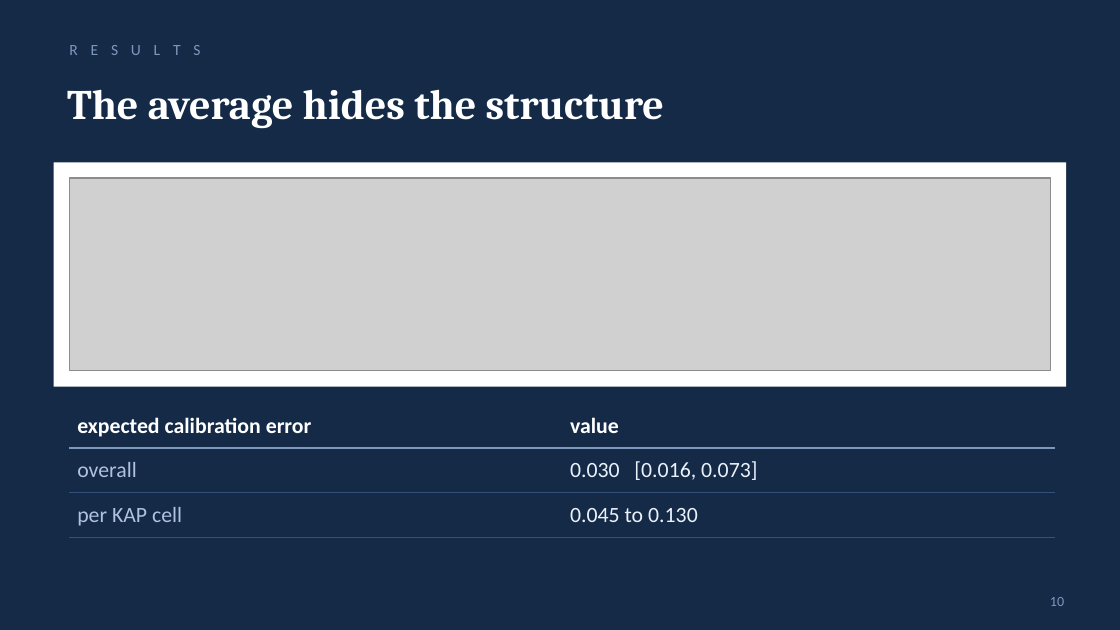
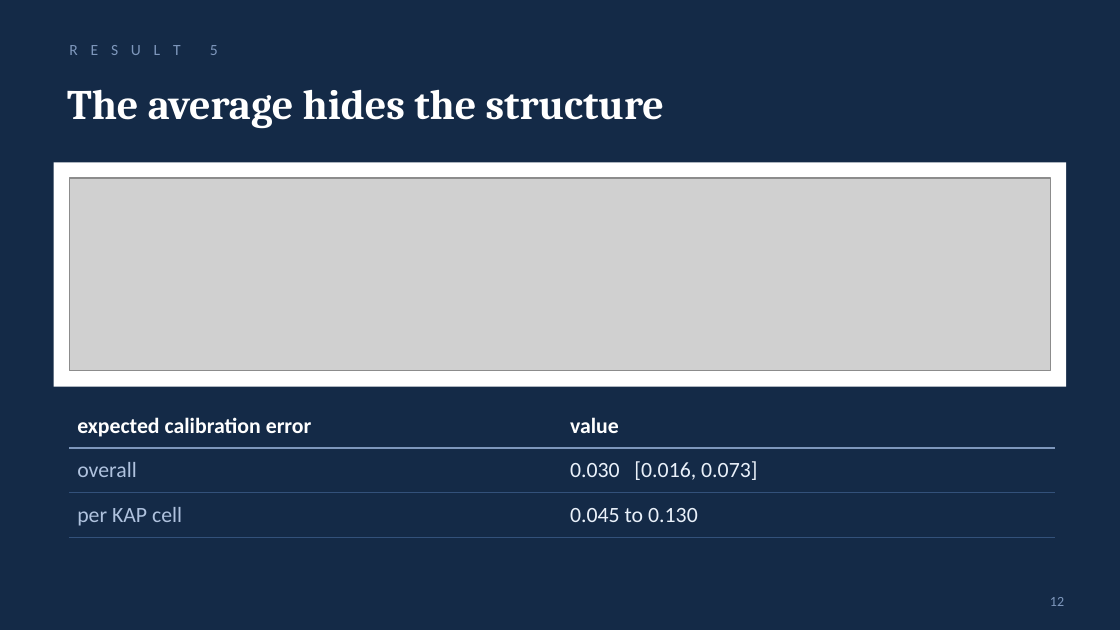
Before and after one commit to shecode-hue/knowing-where-not-to-look, a slide deck: slide 12 of presentation/knowing_where_not_to_look.pptx (slide 10 before the commit). Drawn at 1120x630 pixels with LibreOffice and Linux fonts; fonts in the diff are those of the drawing; grey boxes stand for pictures. Boxes give left, top, right and bottom in pixels: in the first picture for what was removed or moved away, otherwise in the second. Text is boxed around its words. In the diff, an @@ line names an element or a change of style, - is before the commit and + after.

```diff
--- a/presentation/knowing_where_not_to_look.pptx
+++ b/presentation/knowing_where_not_to_look.pptx
@@ text at [69, 45, 218, 55]: text changed @@
-R E S U L T S
+R E S U L T 5
@@ page number at [1050, 597, 1064, 606]: text changed @@
-10
+12
```
Also in this commit, not shown: 10 other slides changed, 3 slides added, 1 slide removed, 2 other files.
